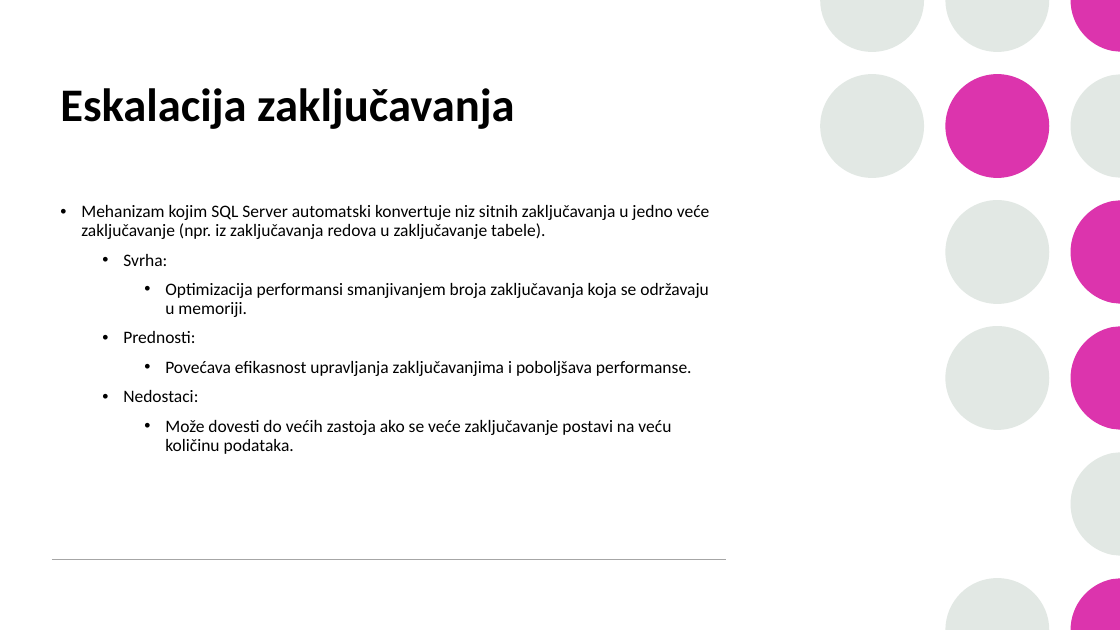
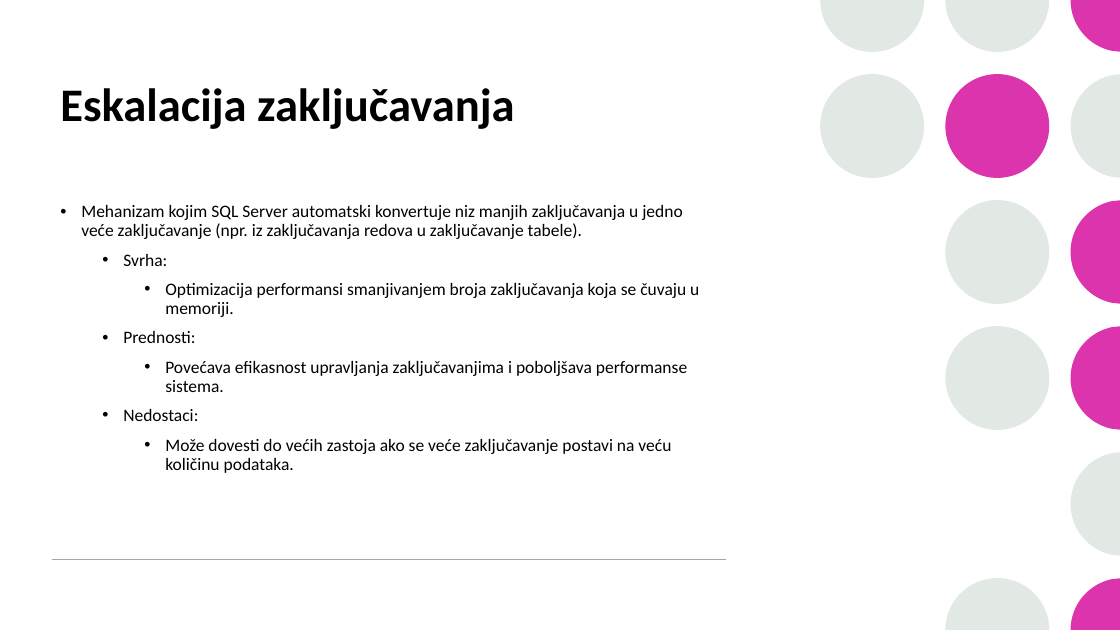
Before and after one commit to stefan-ml/DBMS, a slide deck: slide 17 of Obrada transakcija, planovi izvršenja transakcija, izolacija i zaključavanje/Obrada transakcija, planovi izvršavanja transakcija, izolacija i zaključavanje kod MS SQL baze podataka.pptx. Drawn at 1120x630 pixels with LibreOffice and Linux fonts; fonts in the diff are those of the drawing. Boxes give left, top, right and bottom in pixels: in the first picture for what was removed or moved away, otherwise in the second. Text is boxed around its words. In the diff, an @@ line names an element or a change of style, - is before the commit and + after.

Commit message:
minor changes in ppt

```diff
--- a/Obrada transakcija, planovi izvršenja transakcija, izolacija i zaključavanje/Obrada transakcija, planovi izvršavanja transakcija, izolacija i zaključavanje kod MS SQL baze podataka.pptx
+++ b/Obrada transakcija, planovi izvršenja transakcija, izolacija i zaključavanje/Obrada transakcija, planovi izvršavanja transakcija, izolacija i zaključavanje kod MS SQL baze podataka.pptx
@@ text at bbox=[81, 205, 682, 239]: text changed @@
-• Mehanizam kojim SQL Server automatski konvertuje niz sitnih zaključavanja u jedno veće zaključavanje (npr. iz zaključavanja redova u zaključavanje tabele).
+• Mehanizam kojim SQL Server automatski konvertuje niz manjih zaključavanja u jedno veće zaključavanje (npr. iz zaključavanja redova u zaključavanje tabele).
@@ text at bbox=[165, 283, 699, 317]: text changed @@
-    • Optimizacija performansi smanjivanjem broja zaključavanja koja se održavaju u memoriji.
+    • Optimizacija performansi smanjivanjem broja zaključavanja koja se čuvaju u memoriji.
@@ text at bbox=[165, 361, 687, 392]: text changed @@
-    • Povećava efikasnost upravljanja zaključavanjima i poboljšava performanse.
+    • Povećava efikasnost upravljanja zaključavanjima i poboljšava performanse sistema.
```
Also in this commit, not shown: 4 other slides changed.
